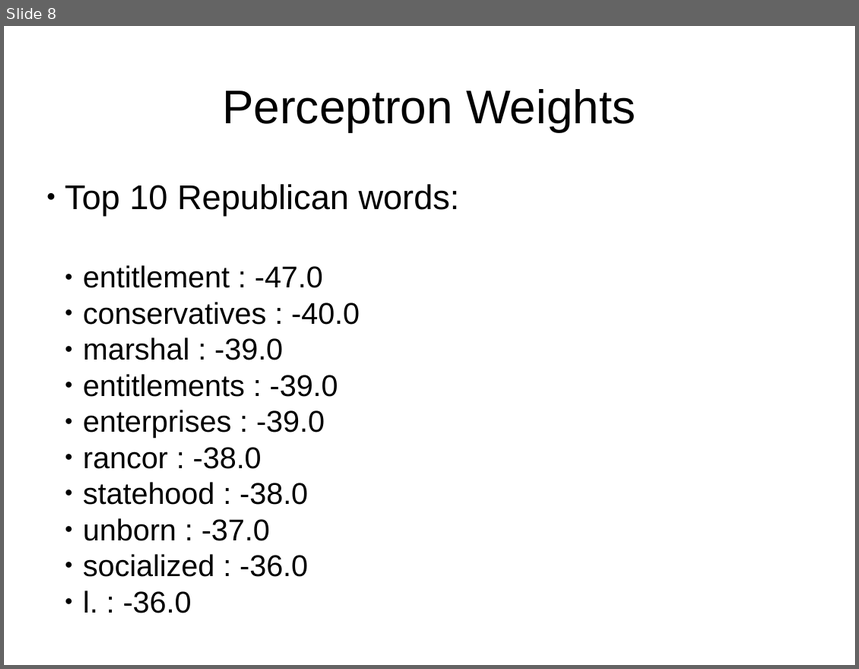
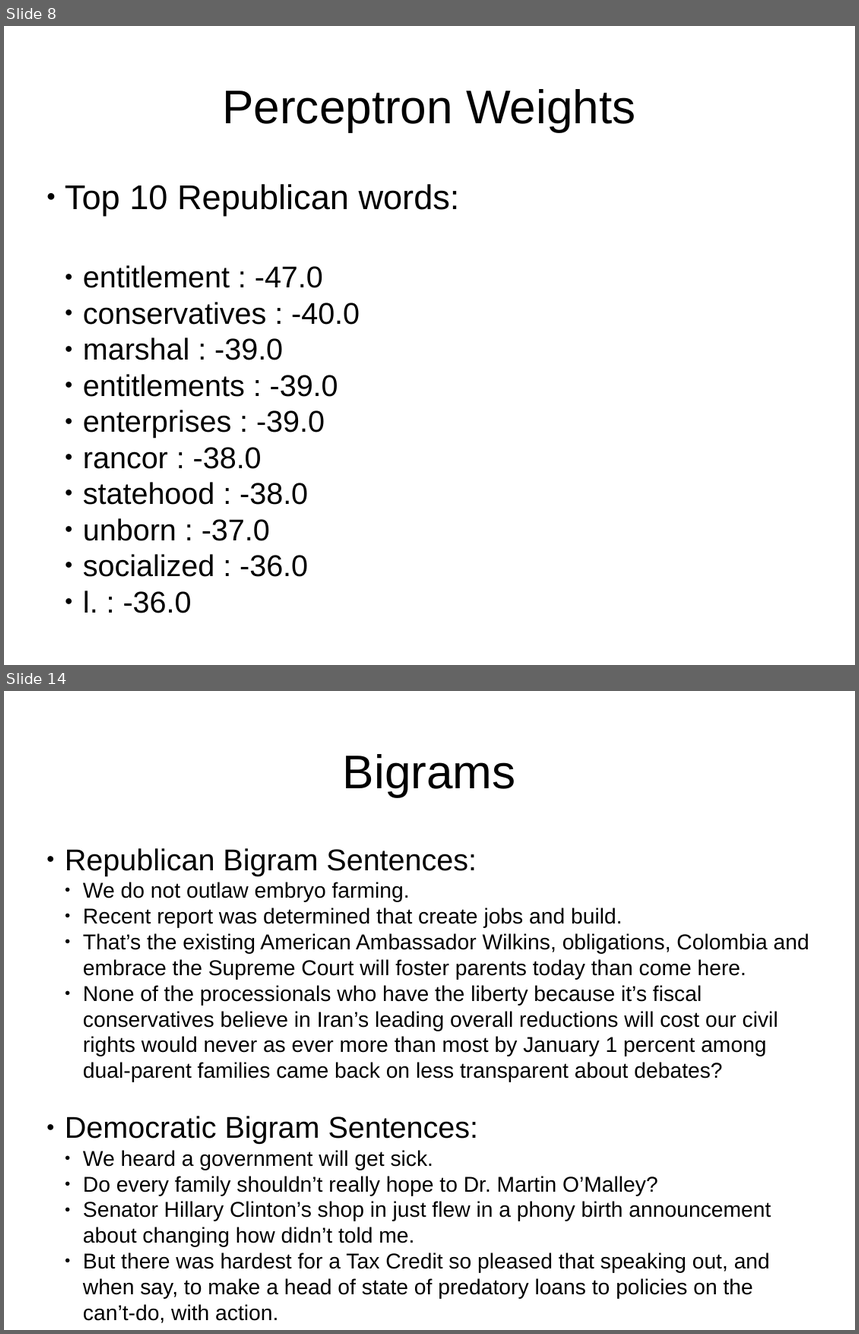
Before and after one commit to erikthiem/PartisanSpeechAnalysis, a slide deck: documents/presentation.odp. Shown one above the other, each under a label of ours: slide 8 before the commit, slides 8 and 14 after it; the slides between them are not shown. The pictures are 859x669 and 859x1334 pixels, drawn with LibreOffice and Linux fonts; fonts in the diff are those of the drawing. Boxes give left, top, right and bottom in pixels: in the first picture for what was removed or moved away, otherwise in the second. Text is boxed around its words. In the diff, an @@ line names an element or a change of style, - is before the commit and + after.

```diff
--- a/documents/presentation.odp
+++ b/documents/presentation.odp
@@ slide 14 added at (4, 691, 855, 1330), background #FFFFFF @@
@@ text added at (343, 754, 516, 797), 44 pt, text #000000 @@
+Bigrams
@@ text added at (65, 848, 810, 1323), 20 pt, text #000000 @@
+● Republican Bigram Sentences:
+  ● We do not outlaw embryo farming.
+  ● Recent report was determined that create jobs and build.
+  ● That’s the existing American Ambassador Wilkins, obligations, Colombia and embrace the Supreme Court will foster parents today than come here.
+  ● None of the processionals who have the liberty because it’s fiscal conservatives believe in Iran’s leading overall reductions will cost our civil rights would never as ever more than most by January 1 percent among dual-parent families came back on less transparent about debates?
+● Democratic Bigram Sentences:
+  ● We heard a government will get sick.
+  ● Do every family shouldn’t really hope to Dr. Martin O’Malley?
+  ● Senator Hillary Clinton’s shop in just flew in a phony birth announcement about changing how didn’t told me.
+  ● But there was hardest for a Tax Credit so pleased that speaking out, and when say, to make a head of state of predatory loans to policies on the can’t-do, with action.
```
Also in this commit, not shown: 1 slide changed, 5 other slides added.
